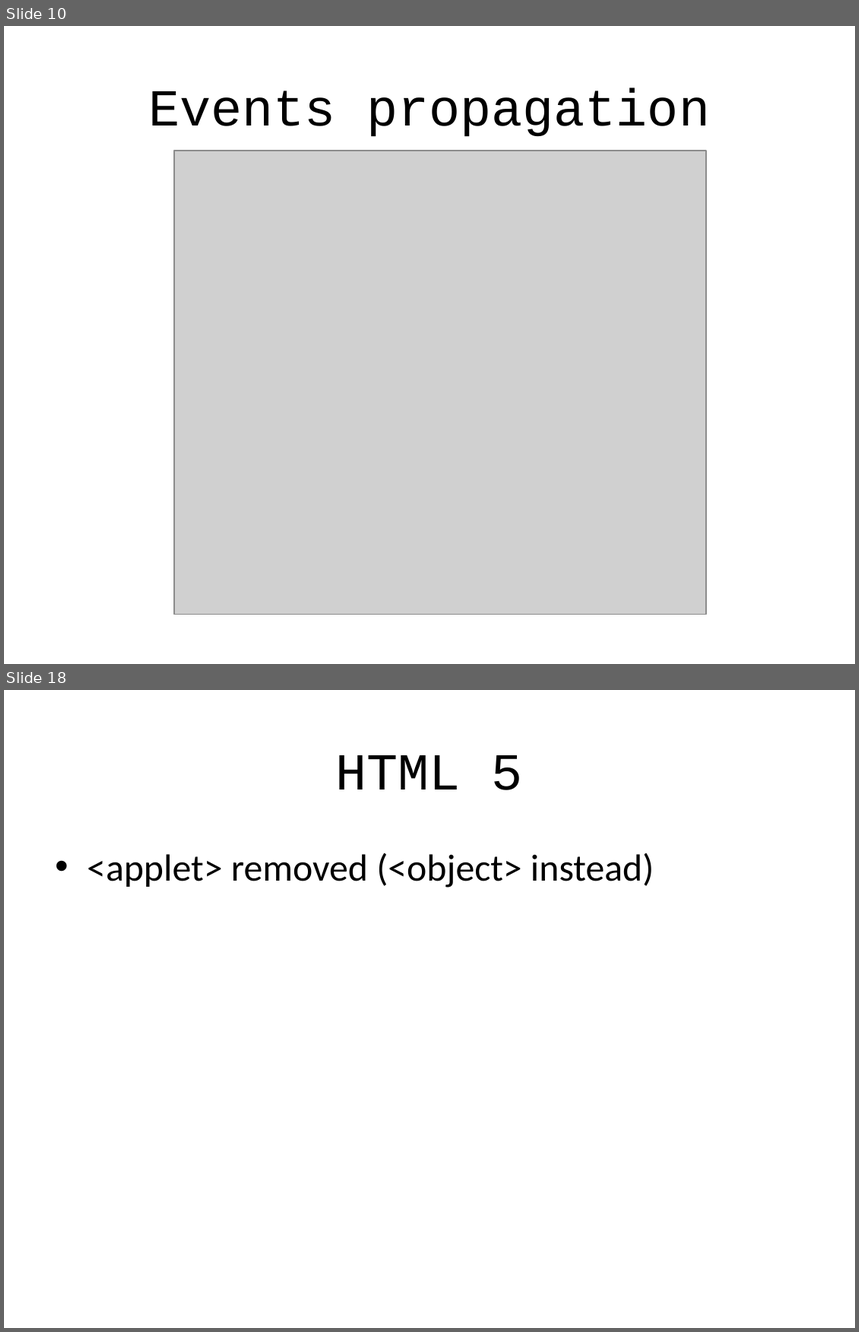
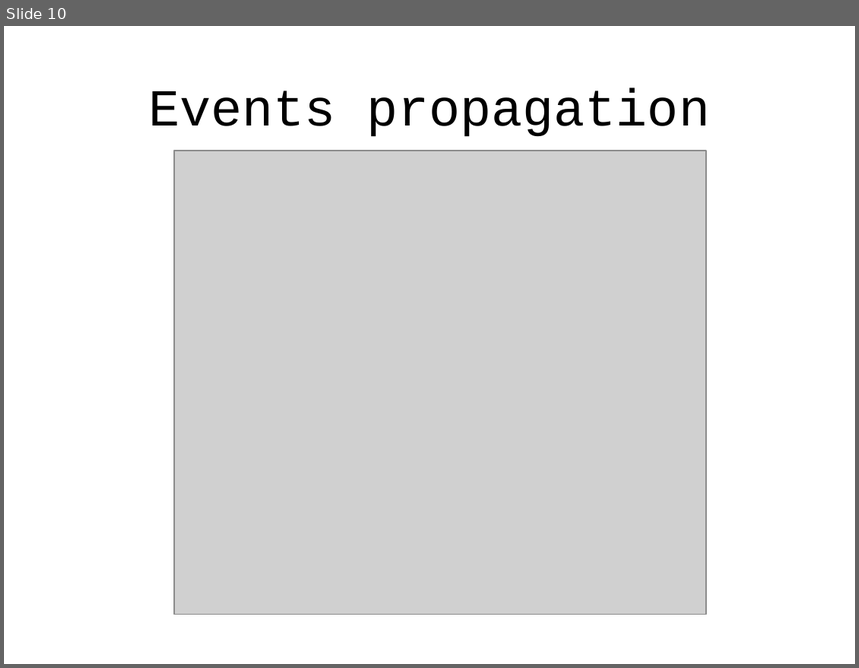
Before and after one commit to alexeymatveevp/angularjs-course, a slide deck: docs/02_ng_basics_followup.pptx. Shown one above the other, each under a label of ours: slides 10 and 18 before the commit, slide 10 after it; the slides between them are not shown. The pictures are 859x1332 and 859x668 pixels, drawn with LibreOffice and Linux fonts; fonts in the diff are those of the drawing; grey boxes stand for pictures. Boxes give left, top, right and bottom in pixels: in the first picture for what was removed or moved away, otherwise in the second. Text is boxed around its words. In the diff, an @@ line names an element or a change of style, - is before the commit and + after.

```diff
--- a/docs/02_ng_basics_followup.pptx
+++ b/docs/02_ng_basics_followup.pptx
@@ slide 18 removed at (x1=4, y1=690, x2=855, y2=1328), background #FFFFFF @@
@@ title removed at (x1=336, y1=755, x2=523, y2=790) @@
-HTML 5
@@ text removed at (x1=87, y1=853, x2=654, y2=888) @@
-• <applet> removed (<object> instead)
```
Also in this commit, not shown: 3 slides changed, 5 slides added, 10 other slides removed, 9 other files.
